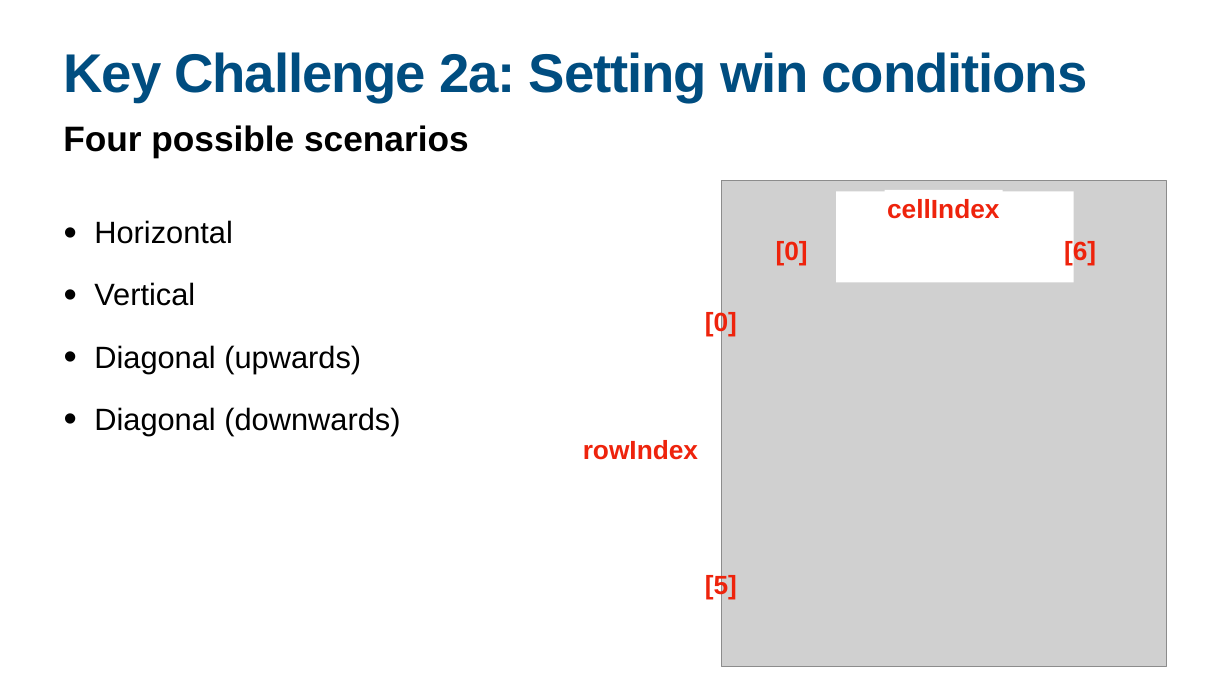
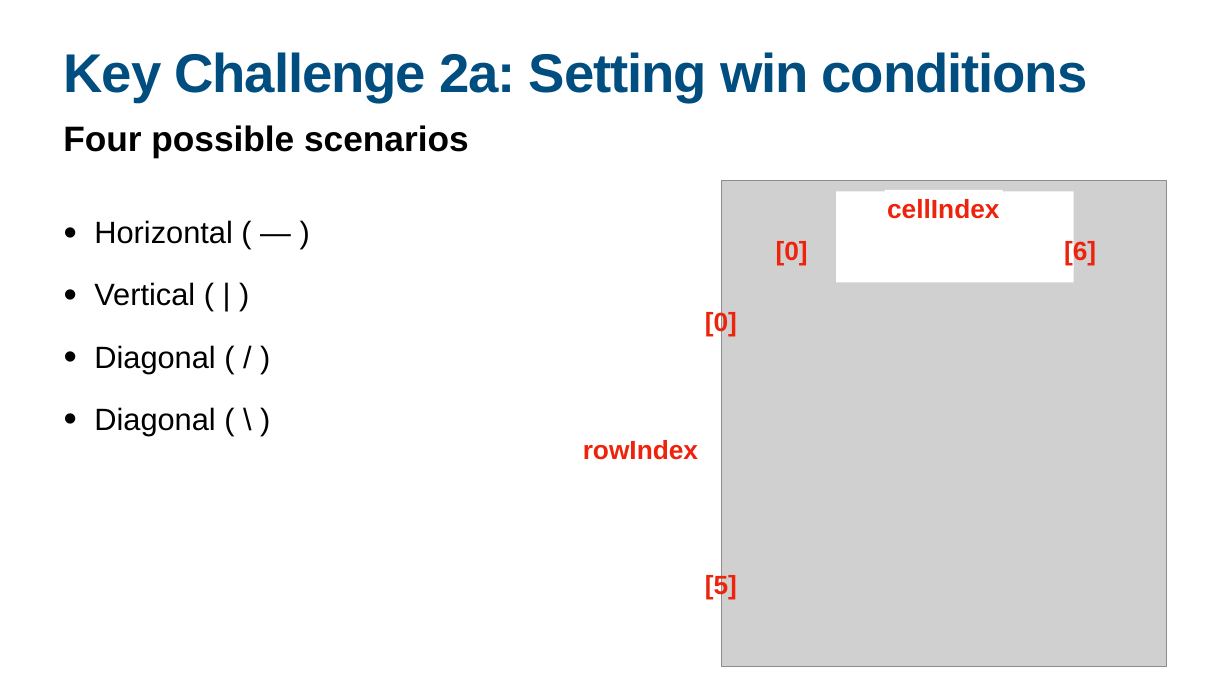
Before and after one commit to muiboonyang/connect-four, a slide deck: slide 9 of slides/Project 1 - Connect Four (Ernest).pptx. Drawn at 1232x693 pixels with LibreOffice and Linux fonts; fonts in the diff are those of the drawing; grey boxes stand for pictures. Boxes give left, top, right and bottom in pixels: in the first picture for what was removed or moved away, otherwise in the second. Text is boxed around its words. In the diff, an @@ line names an element or a change of style, - is before the commit and + after.

```diff
--- a/slides/Project 1 - Connect Four (Ernest).pptx
+++ b/slides/Project 1 - Connect Four (Ernest).pptx
@@ text at (94,220,233,435): text changed @@
-• Horizontal
-• Vertical
-• Diagonal (upwards)
-• Diagonal (downwards)
+• Horizontal ( — )
+• Vertical ( | )
+• Diagonal ( / )
+• Diagonal ( \ )
```
Also in this commit, not shown: 2 other slides changed, 1 other file.
